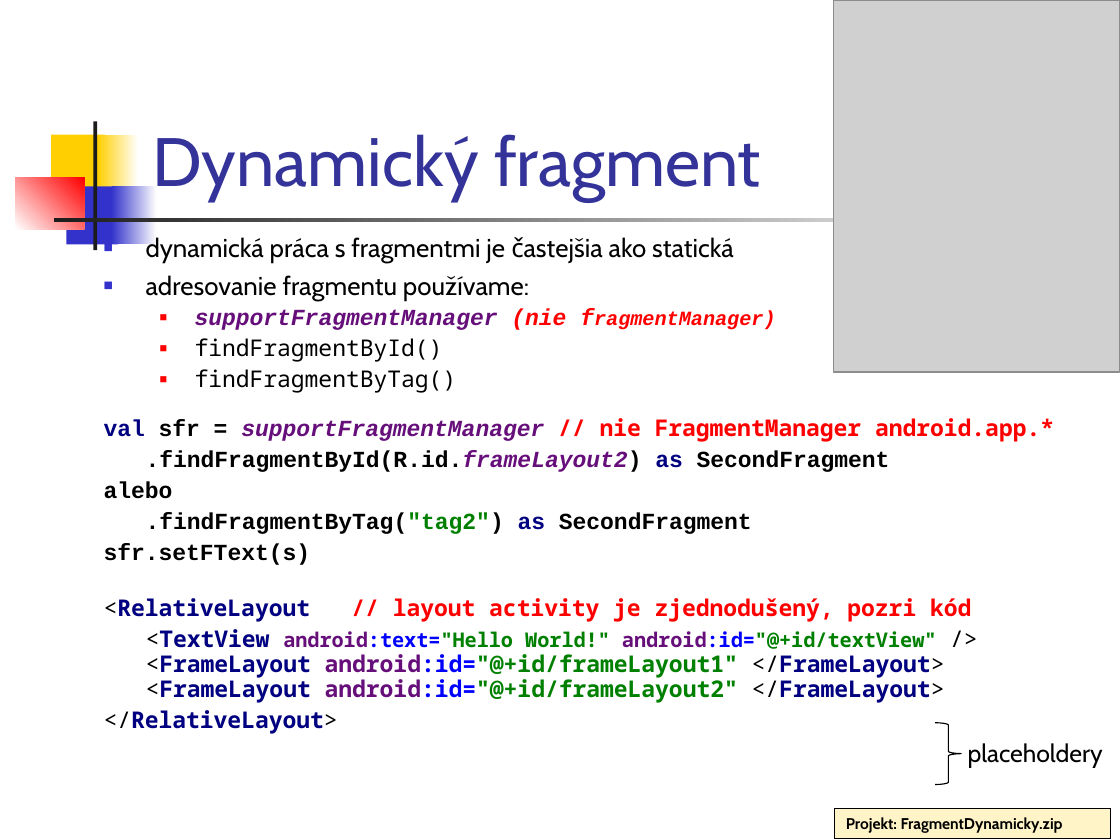
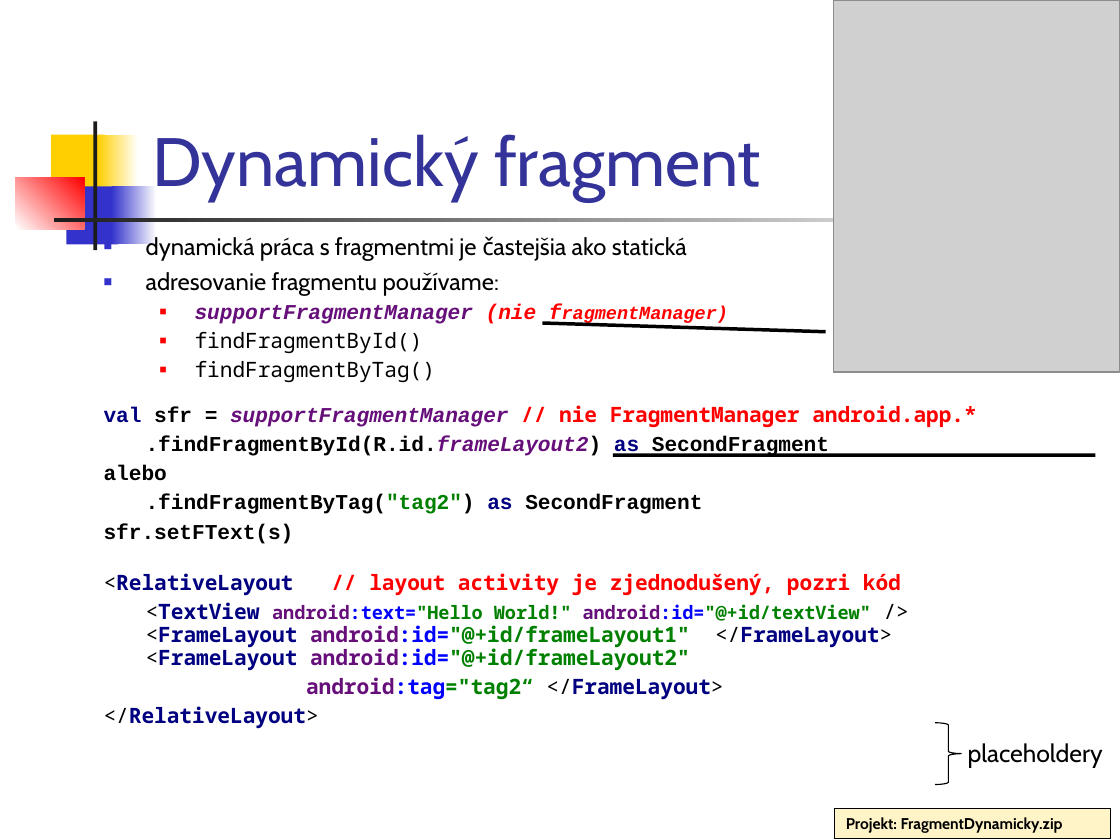
Before and after one commit to vmandro/Prednasky, a slide deck: slide 23 of 06/06_Android.ppt (slide 22 before the commit). Drawn at 1120x840 pixels with LibreOffice and Linux fonts; fonts in the diff are those of the drawing; grey boxes stand for pictures. Boxes give left, top, right and bottom in pixels: in the first picture for what was removed or moved away, otherwise in the second. Text is boxed around its words. In the diff, an @@ line names an element or a change of style, - is before the commit and + after.

```diff
--- a/06/06_Android.ppt
+++ b/06/06_Android.ppt
@@ text at [104,234,977,729]: size 16.6 to 15.3 pt in "dynamická práca s fragmentmi je častejšia ako ...", "adresovanie fragmentu používame:"; size 14.8 to 13.6 pt in "supportFragmentManager (nie fragmentManager)", "findFragmentById()", "findFragmentByTag()", "val sfr = supportFragmentManager // nie FragmentManager ..." and 6 more places; size 12.9 to 11.9 pt in "fragmentManager)" @@
@@ line added from (542, 323) to (825, 332), #000000 2.24 pt @@
@@ line added from (613, 455) to (1095, 455), #000000 2.24 pt @@
@@ text at [146,602,892,700]: text changed; size 14.8 to 13.6 pt @@
-<TextView android:text="Hello World!" android:id="@+id/textView" />
-<FrameLayout android:id="@+id/frameLayout1" </FrameLayout>
-<FrameLayout android:id="@+id/frameLayout2" </FrameLayout>
+<TextView android:text="Hello World!" android:id="@+id/textView" />
+<FrameLayout android:id="@+id/frameLayout1" </FrameLayout>
+<FrameLayout android:id="@+id/frameLayout2"
+android:tag="tag2“ </FrameLayout>
```
Also in this commit, not shown: 27 other slides changed, 1 slide added, 2 other files.
